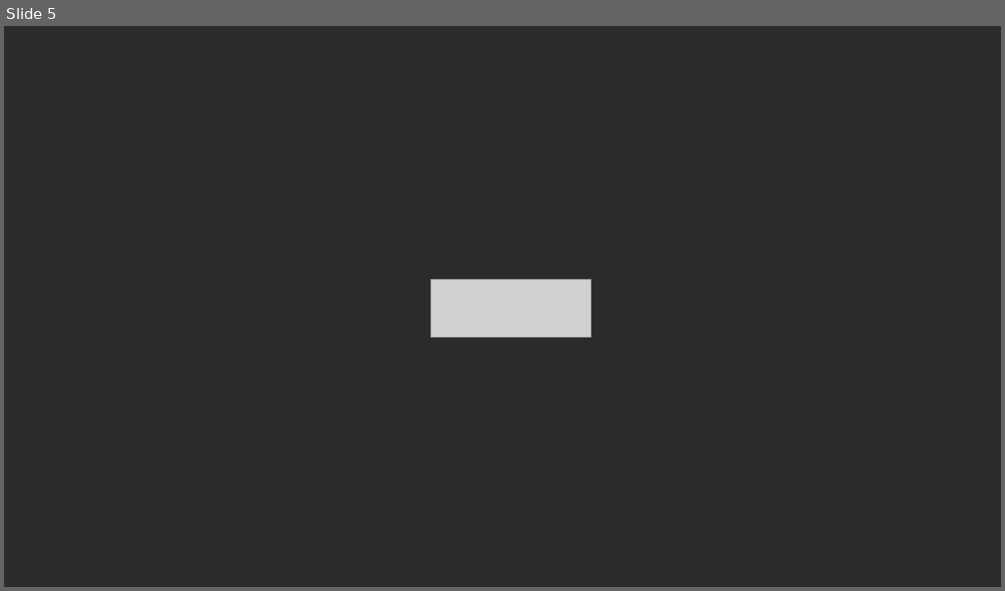
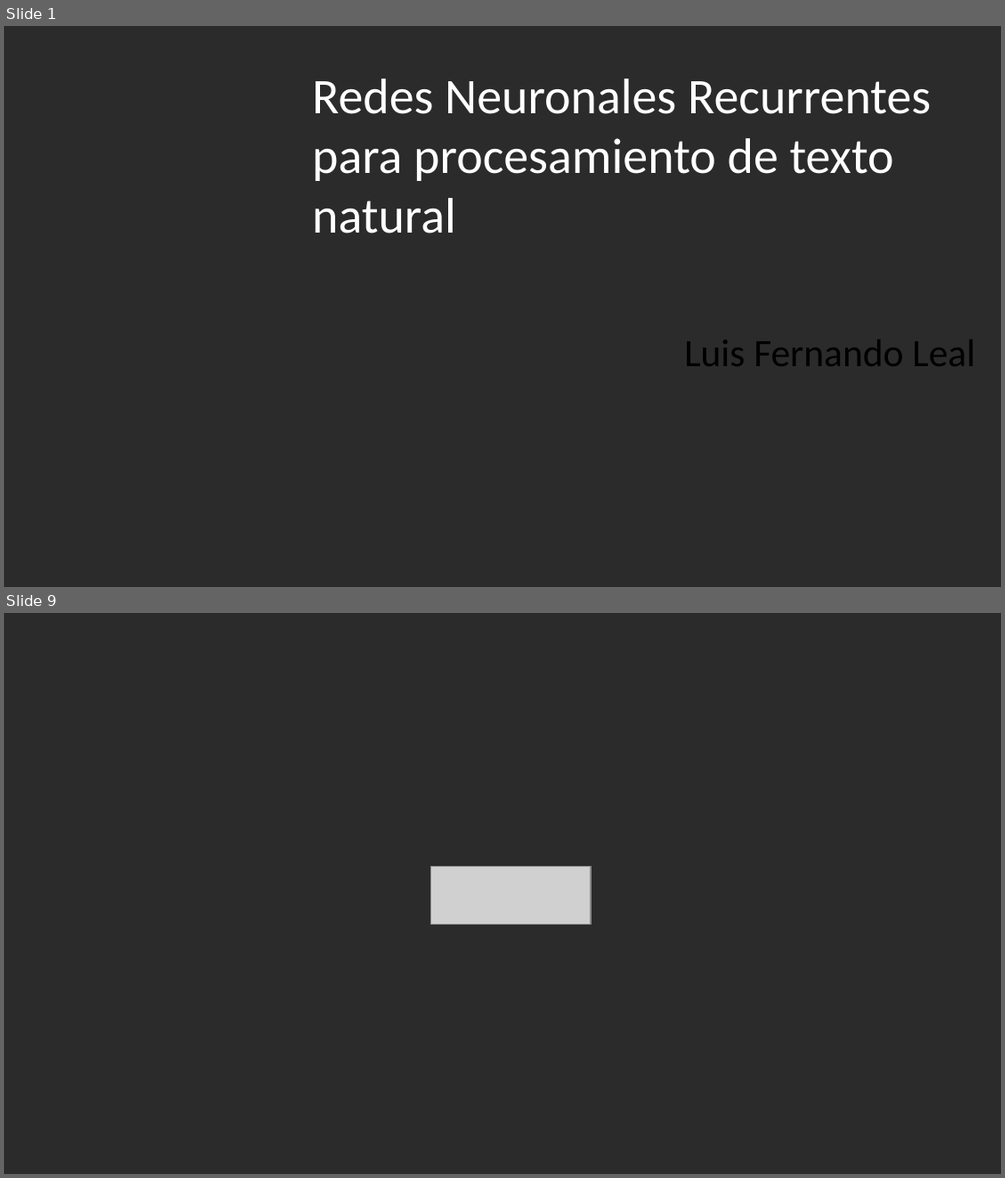
Before and after one commit to llealgt/Presentacion_UVG_Semana_de_a_tecnologia_2017, a slide deck: UVG_NLP_Presentation.pptx. Shown one above the other, each under a label of ours: slide 5 before the commit, slides 1 and 9 after it; the slides between them are not shown. The pictures are 1005x591 and 1005x1178 pixels, drawn with LibreOffice and Linux fonts; fonts in the diff are those of the drawing; grey boxes stand for pictures; background and template pictures are left out; a plain dark background stands for a picture behind light text. Boxes give left, top, right and bottom in pixels: in the first picture for what was removed or moved away, otherwise in the second. Text is boxed around its words. In the diff, an @@ line names an element or a change of style, - is before the commit and + after.

```diff
--- a/UVG_NLP_Presentation.pptx
+++ b/UVG_NLP_Presentation.pptx
@@ slide 1 added at bbox=[4, 26, 1001, 587], background picture (left out) @@
@@ text added at bbox=[312, 79, 930, 233], 36 pt, text #FFFFFF @@
+Redes Neuronales Recurrentes para procesamiento de texto natural
@@ text added at bbox=[684, 339, 975, 366], 28 pt, text #000000 @@
+Luis Fernando Leal
@@ what was slide 5 is now slide 9 @@
```
Also in this commit, not shown: 1 slide changed, 6 other slides added, 3 slides removed, 1 other file.
